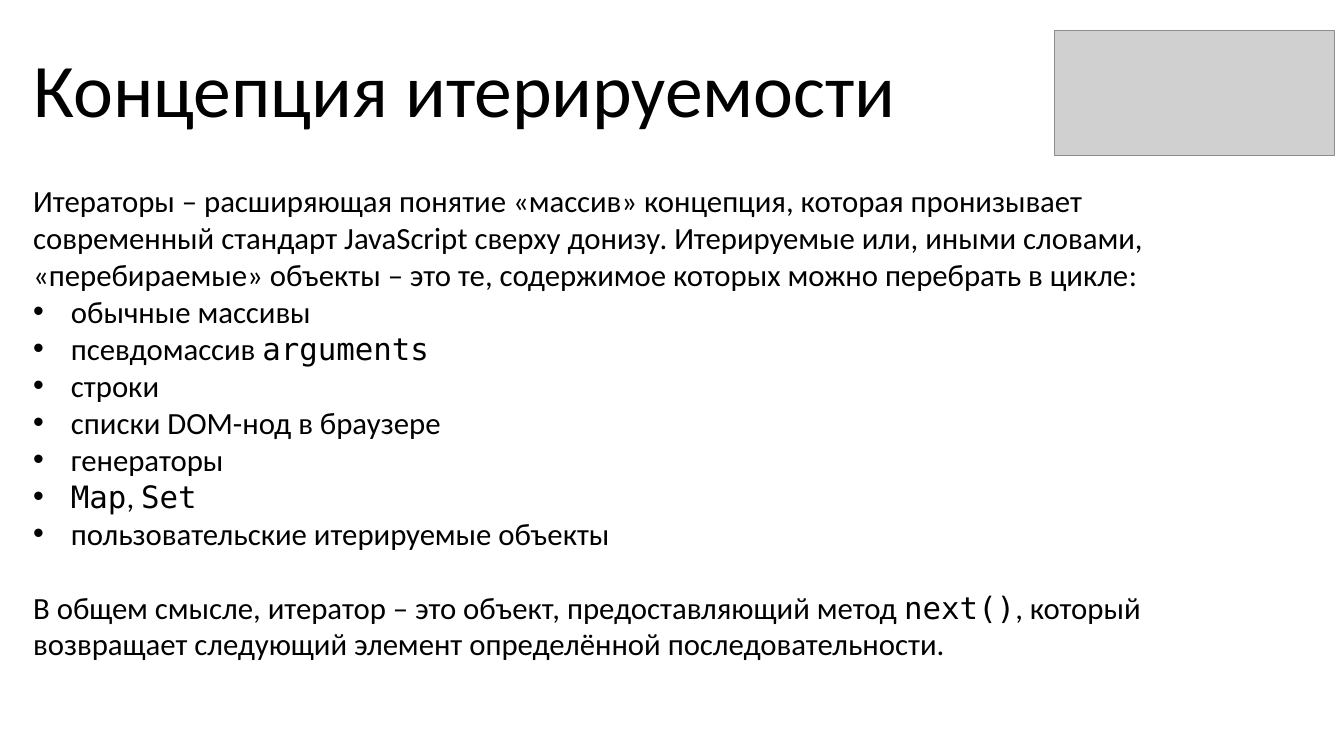
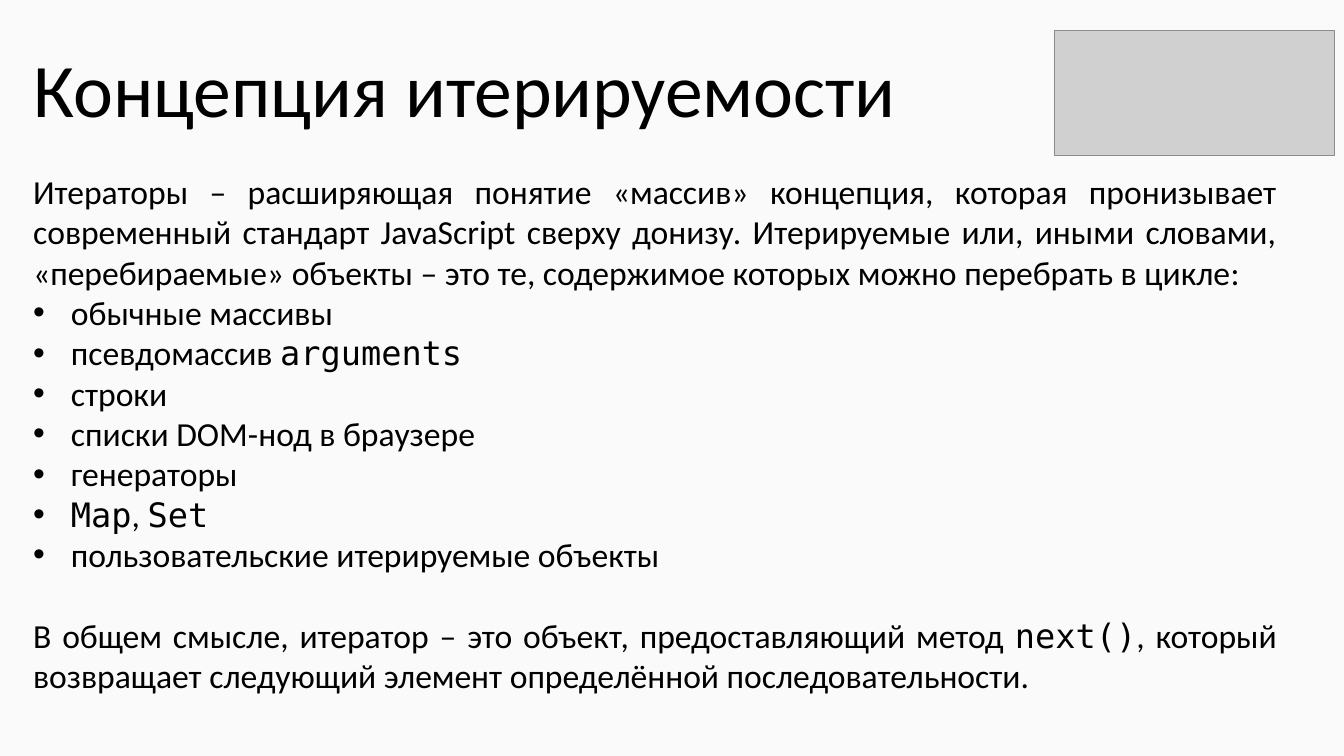
Before and after one commit to KOPTE3/modern-es, a slide deck: slide 41 of Modern ES.pptx (slide 40 before the commit). Drawn at 1344x756 pixels with LibreOffice and Linux fonts; fonts in the diff are those of the drawing; grey boxes stand for pictures. Boxes give left, top, right and bottom in pixels: in the first picture for what was removed or moved away, otherwise in the second. Text is boxed around its words. In the diff, an @@ line names an element or a change of style, - is before the commit and + after.

```diff
--- a/Modern ES.pptx
+++ b/Modern ES.pptx
@@ background #FFFFFF to #FAFAFA @@
@@ text "Итераторы – расширяющая понятие «массив» ...": place and size @@
-text "Итераторы – расширяющая понятие «массив» ..." at (33,192,1142,660)
+text "Итераторы – расширяющая понятие «массив» ..." at (33,182,1277,694)
@@ text "Итераторы – расширяющая понятие «массив» ..." at (33,182,1277,694): size 22 to 24 pt; alignment left to justified @@
```
Also in this commit, not shown: 47 other slides changed, 15 slides added, 11 slides removed, 46 other files.
